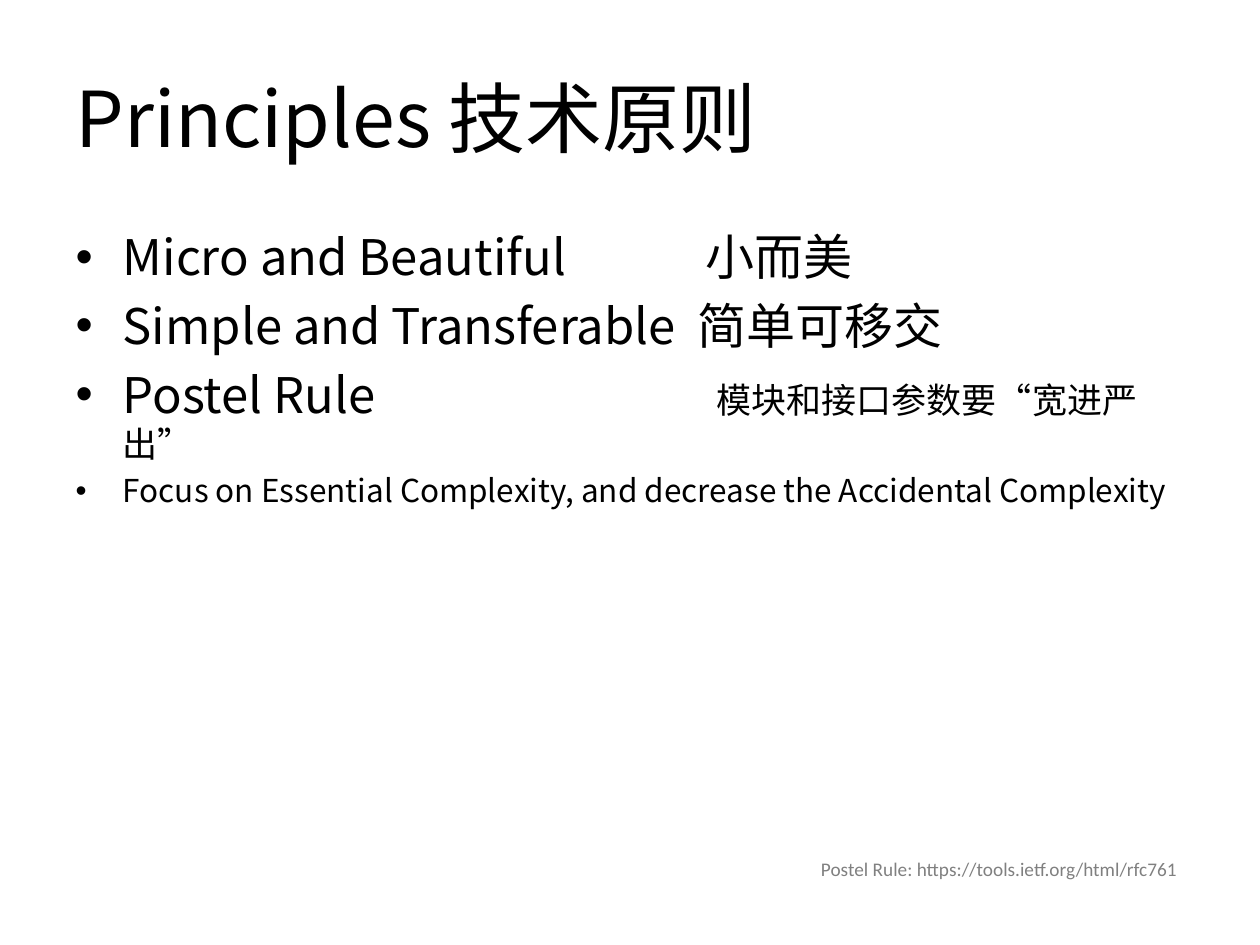
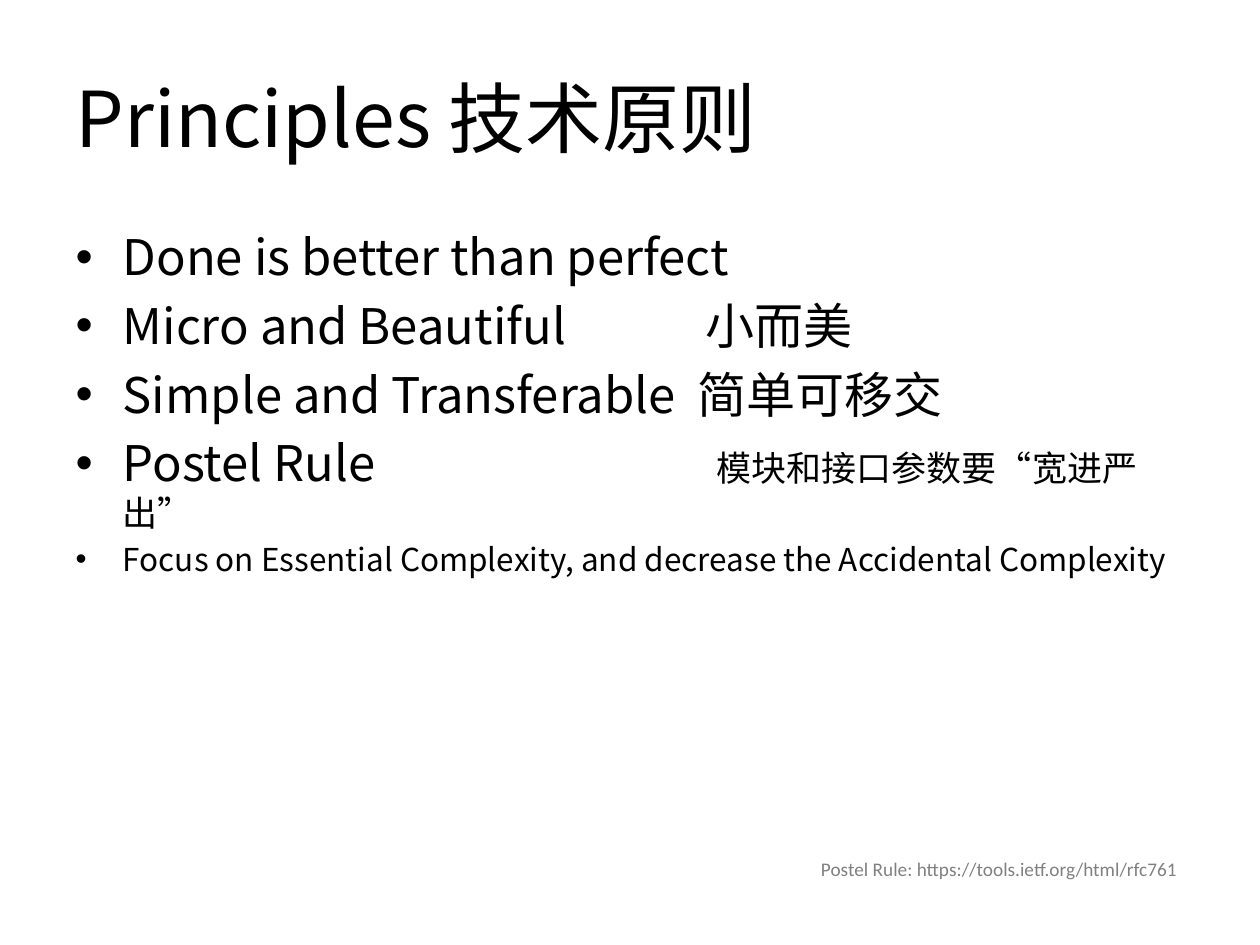
Before and after one commit to guoyu07/NotesPublic, a slide deck: slide 3 of Aario-PPT/20160520 IT - Aario's Code Style Guide.pptx. Drawn at 1260x945 pixels with LibreOffice and Linux fonts; fonts in the diff are those of the drawing. Boxes give left, top, right and bottom in pixels: in the first picture for what was removed or moved away, otherwise in the second. Text is boxed around its words. In the diff, an @@ line names an element or a change of style, - is before the commit and + after.

Commit message:
Done is better than perfect

```diff
--- a/Aario-PPT/20160520 IT - Aario's Code Style Guide.pptx
+++ b/Aario-PPT/20160520 IT - Aario's Code Style Guide.pptx
@@ text at (x1=123, y1=235, x2=729, y2=287): paragraph added @@
+• Done is better than perfect
```
